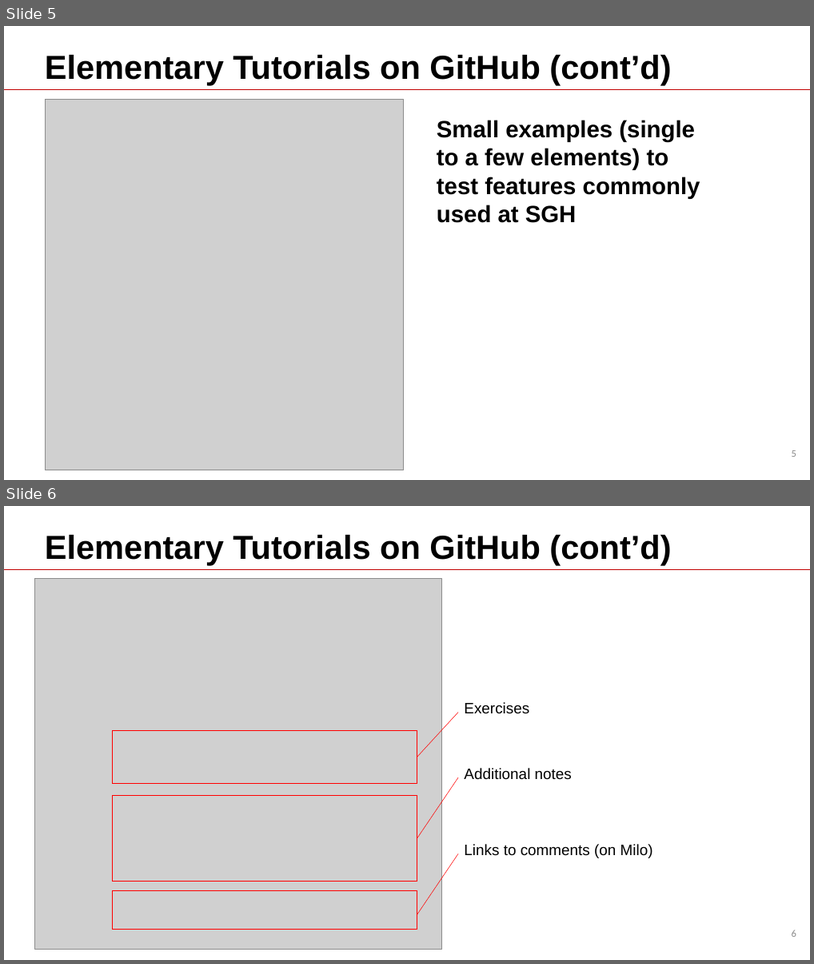
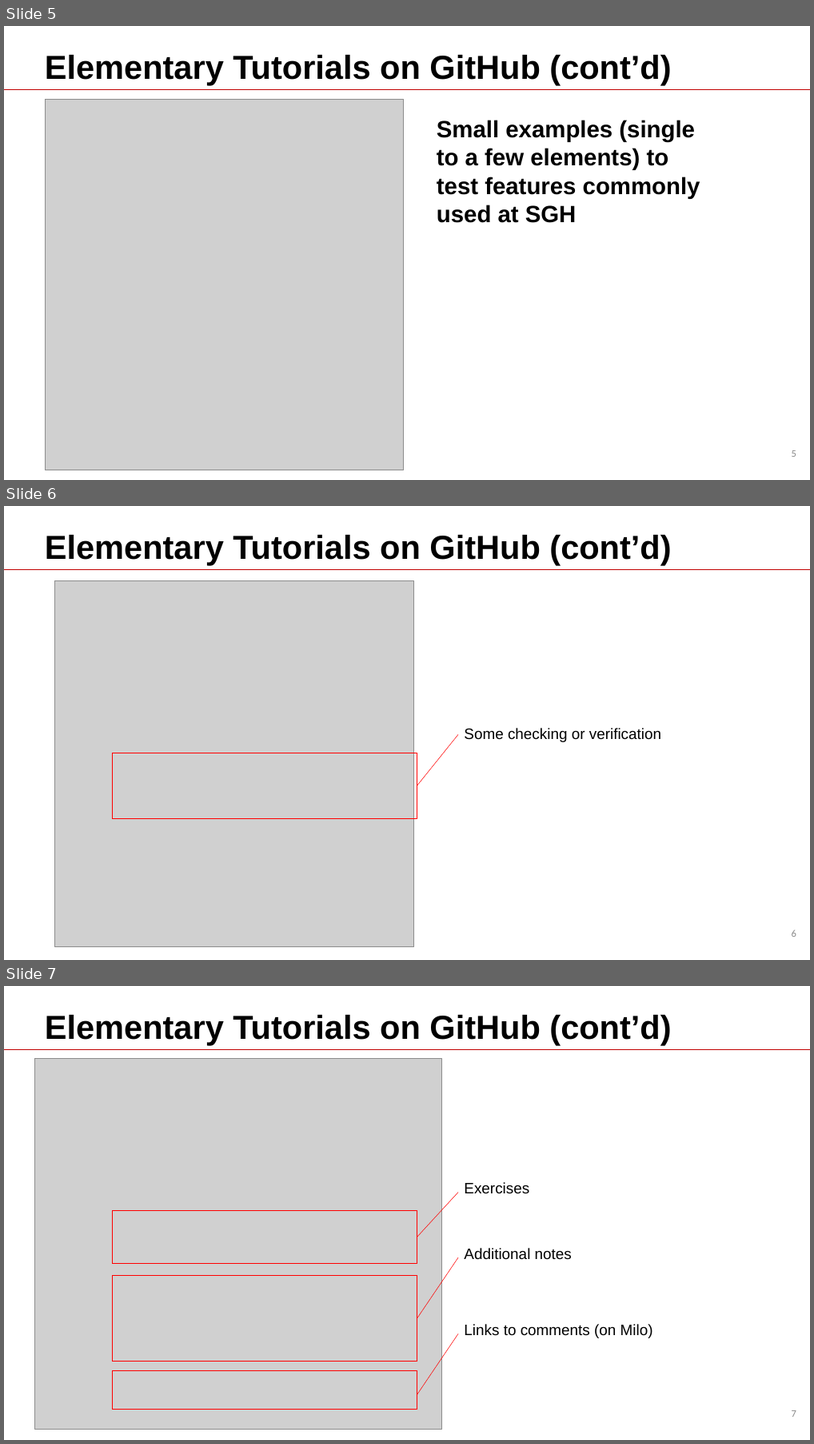
Before and after one commit to Batmanabcdefg/AbaqusTraining, a slide deck: Training.pptx. Shown one above the other, each under a label of ours: slides 5 and 6 before the commit, slides 5, 6 and 7 after it. The pictures are 814x964 and 814x1444 pixels, drawn with LibreOffice and Linux fonts; fonts in the diff are those of the drawing; grey boxes stand for pictures; background and template pictures are left out. Boxes give left, top, right and bottom in pixels: in the first picture for what was removed or moved away, otherwise in the second. Text is boxed around its words. In the diff, an @@ line names an element or a change of style, - is before the commit and + after.

```diff
--- a/Training.pptx
+++ b/Training.pptx
@@ slide 6 added at box(4, 506, 810, 960), background #FFFFFF; not listed: 2 template elements that a slide beside it also shows @@
@@ title added at box(45, 535, 671, 565), 39.6 pt, text #000000, bold @@
+Elementary Tutorials on GitHub (cont’d)
@@ picture added at box(55, 581, 414, 947) @@
@@ line added from (458, 734) to (417, 785), #FF0000 0.5 pt @@
@@ text added at box(464, 728, 662, 742), 18 pt, text #000000 @@
+Some checking or verification
@@ rectangle added at box(112, 753, 417, 819), outline #FF0000 1 pt @@
@@ what was slide 6 is now slide 7 @@
@@ page number at box(792, 1410, 797, 1416): text changed @@
-6
+7
```
Also in this commit, not shown: 1 slide changed, 1 slide removed.
